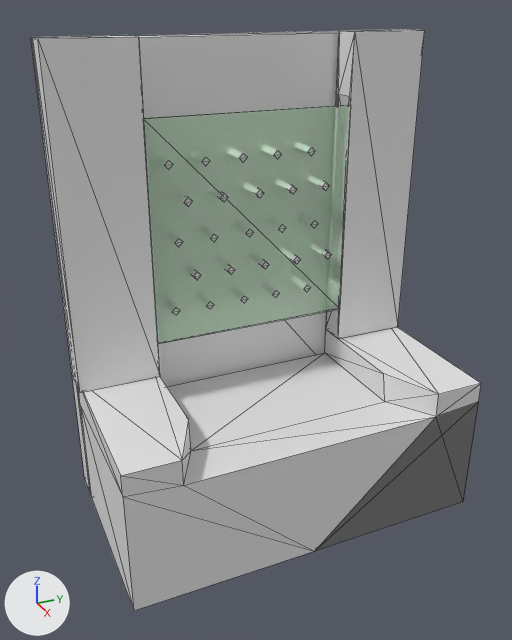
The glTF model Assets/Models/coin_pusher.glb: old version first, new version second.
The view is the same before and after, from a camera (50 mm lens) standing at (0.692, -0.467, 1.318) and looking at (-0.277, -0.031, 0.834). Every picture has the same lights, and +X, +Y and +Z are marked at lower left. Mesh edges are drawn as thin lines. Where no turn or scale is listed for an object, it has been applied to the vertices. Vertices at the same position are counted once.

In view in the first picture: 'Base', 'PachinkoSpindles.031'.
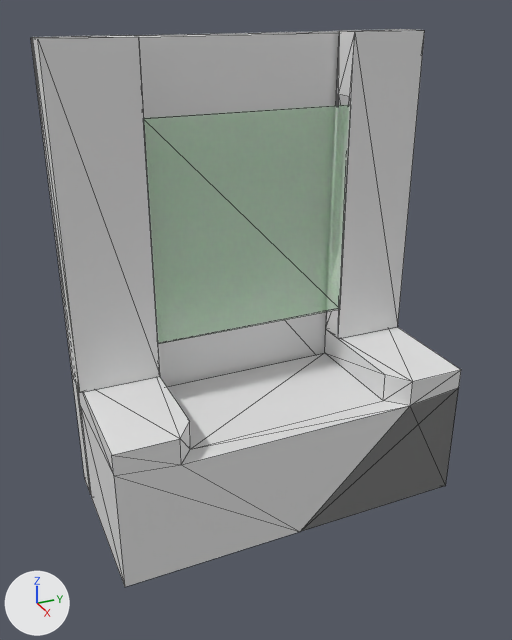
What differs and where, as boxes [x1, y1, x2, y2] in the pictures (512 x 640 px; the box of a moved part takes in the faces that stretch with it):
'Base', reshaped: before [31, 29, 481, 611]; after [31, 29, 461, 587]
'PachinkoSpindles.031', deleted: before [183, 182, 331, 280]
part 1 of me_cube_002, moved or reshaped: before [79, 327, 481, 611]; after [79, 327, 461, 587]

What changed in the scene script:
```text
Change me_cube_002:
    where me_cube_002.from_pydata(...)  # 73 vertices, 129 faces; spans x -0.365..-0.015, y -0.315..0.309, z -0.511..0.28
    used by ob_base; location = (-0.092, 0.0, 0.986)
    before: 2 (-0.015, -0.309, -0.298) at pixel (122, 496), 3 (-0.015, -0.309, -0.262) at pixel (120, 475), 13 (-0.015, -0.309, -0.511) at pixel (133, 610), 14 (-0.015, 0.309, -0.511) at pixel (463, 501), 15 (-0.015, 0.309, -0.298) at pixel (478, 401)
    before: 16 (-0.015, 0.0, -0.511) at pixel (314, 551), 19 (-0.015, 0.309, -0.262) at pixel (481, 383)
    me_cube_002 part 1
    add for i in [2, 3, *range(13, 17), 19]: me_cube_002.vertices[i].co += Vector((-0.052, 0.0, 0.0))
    me_cube_002.vertices[6].co: (-0.015, -0.221, -0.306) -> (-0.067, -0.207, -0.309)  # pixel (183, 485) -> pixel (181, 464)
    me_cube_002.vertices[7].co: (-0.015, -0.221, -0.262) -> (-0.067, -0.207, -0.262)  # pixel (182, 460) -> pixel (180, 438)
    me_cube_002.vertices[8].co: (-0.102, -0.179, -0.314) -> (-0.106, -0.179, -0.314)  # pixel (191, 450) -> pixel (190, 449)
    me_cube_002.vertices[9].co: (-0.11, -0.178, -0.262) -> (-0.106, -0.178, -0.262)  # pixel (188, 419) -> pixel (189, 421)
    me_cube_002.vertices[18].co: (-0.015, 0.222, -0.306) -> (-0.067, 0.207, -0.309)  # pixel (436, 416) -> pixel (410, 405)
    me_cube_002.vertices[22].co: (-0.015, 0.221, -0.262) -> (-0.067, 0.207, -0.262)  # pixel (438, 394) -> pixel (412, 381)
    me_cube_002.vertices[23].co: (-0.102, 0.179, -0.314) -> (-0.106, 0.179, -0.314)  # pixel (384, 401) -> pixel (383, 400)
    me_cube_002.vertices[24].co: (-0.11, 0.178, -0.262) -> (-0.106, 0.178, -0.262)  # pixel (383, 373) -> pixel (385, 374)
Remove ob_pachinkospindles_031:
    ob_pachinkospindles_031 = bpy.data.objects.new('PachinkoSpindles.031', me_cube_035)
    ob_pachinkospindles_031.location = (-0.386, -0.019, 0.917)
```
